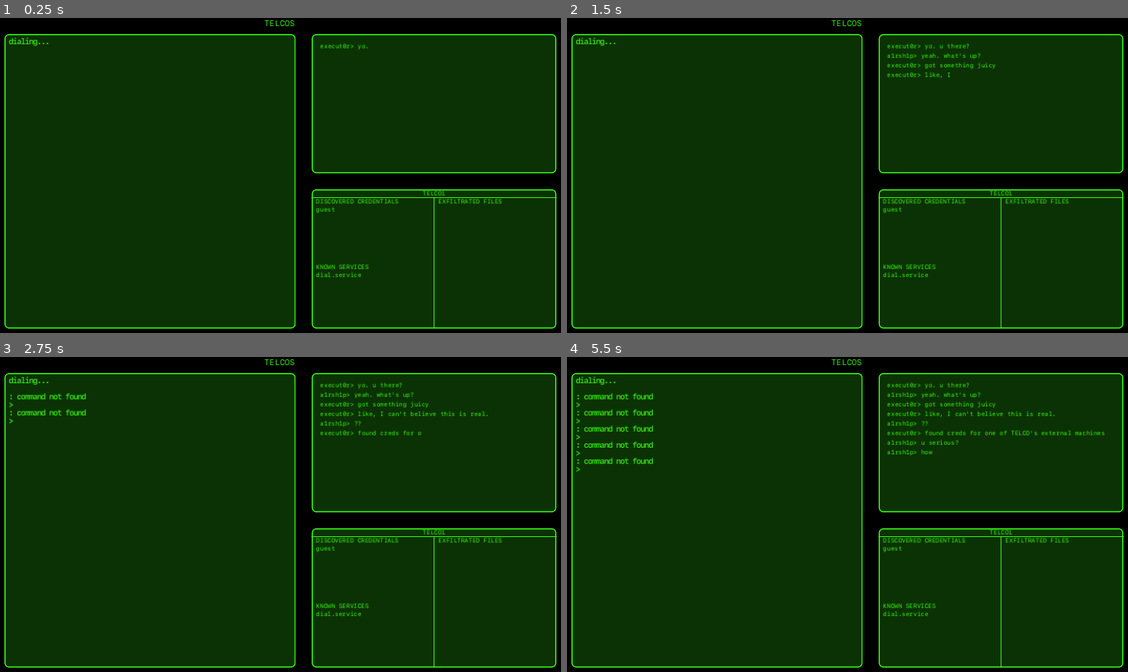
Above: before the commit, frames 1-4 (two rows, left to right).
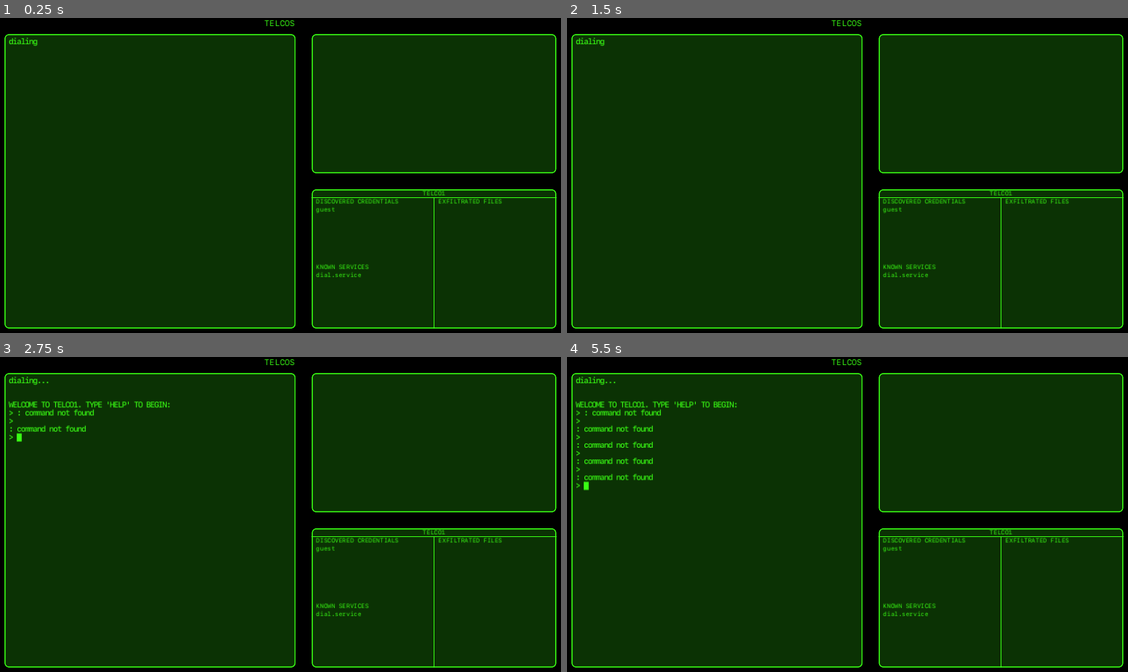
Above: after the commit, the same moments.

Repository: jwhenry28/TELCOS
Game: Godot game, scene res://scenes/main/main.tscn
Same seed, same stepped clock (60 frames per second), same inputs: the game is played once before the commit and once after it. Sound files missing from this copy of the repository are replaced by a short silence.
Inputs (mouse positions are in pixels of both pictures, inside the frame that each line leads up to):
- Up to frame 1 (0.25 s): no input
- Up to frame 2 (1.5 s): tap Enter (cmd_enter) at 0.5, 0.6 s; move the mouse to (718, 181) at 0.52 s; hold Right 0.53-1.28 s; click (718, 181) at 0.67 s; tap Space at 1.25 s; move the mouse to (729, 197) at 1.27 s; hold Down from 1.28 s (still down); tap Backspace at 1.35 s
- Up to frame 3 (2.75 s): tap Enter (cmd_enter) at 2, 2.1 s; move the mouse to (336, 448) at 2.02 s; release Down at 2.03 s; hold Right from 2.03 s (still down)
- Up to frame 4 (5.5 s): move the mouse to (819, 586) at 2.77 s; release Right at 2.78 s; hold Up 2.78-3.53 s; tap Backspace at 2.85, 4.35 s; click (819, 586) at 2.92 s; tap Space at 3.5, 5 s; move the mouse to (1021, 568) at 3.52 s; hold Down from 3.53 s (still down); tap Enter (cmd_enter) at 3.6, 4.25, 5.1 s; move the mouse to (673, 470) at 4.27 s; move the mouse to (875, 520) at 5.02 s; click (875, 520) at 5.17 s

The runs differ from the first frame. In frame 1, less than 0.1% of the frame differs, in the area x 6-66%, y 7-11%; in frame 2, 0.5%; in frame 3, 1.6%; in frame 4, 2.0%, in the area x 1-96%, y 8-43%.

Commit message:
swapping

Diff:
--- a/assets/cutscenes/test.json
+++ b/assets/cutscenes/test.json
@@ -1,9 +1,9 @@
 {
 	"elements": [
-		{"type": "dialogue", "speaker": "execut0r", "text": "ok, that's all u need to know."},
-		{"type": "pause", "duration": 1.0},
-		{"type": "dialogue", "speaker": "execut0r", "text": "i'm connecting you to TELCO1 rn. the creds I found are telco1:telco1"},
-		{"type": "action", "callback": "change_telco", "args": ["telco1"]},
-		{"type": "action", "callback": "play_sound", "args": ["dial"]},
+		{"type": "dialogue", "speaker": "execut0r", "text": "In TELNIX, you tell the computer what to do with 'commands'."},
+		{"type": "dialogue", "speaker": "execut0r", "text": "A command is just a word that you type into the terminal."},
+		{"type": "dialogue", "speaker": "execut0r", "text": "Start with the 'help' command."},
+		{"type": "wait_for_state", "query": {"telco": "sandbox", "state_event": "last_cmd", "args": {"cmd": "help"}}},
+		{"type": "dialogue", "speaker": "execut0r", "text": ""},
 	]
 }
--- a/scenes/comms/comms.gd
+++ b/scenes/comms/comms.gd
@@ -53,6 +53,18 @@
 			await handle_wait_for_state(current_element["query"])
 
 
+func add_label(text: String) -> Label:
+	var label = Label.new()
+	label.text = text
+	label.autowrap_mode = TextServer.AUTOWRAP_WORD
+	label.add_theme_color_override("font_color", TERMINAL_GREEN)
+	label.add_theme_font_size_override("font_size", FONT_SIZE)
+	label.add_to_group("cutscene_labels")
+	vbox_container.add_child(label)
+
+	return label
+
+
 func play_cutscene(cutscene_name: String) -> void:
 	print("playing cutscene: ", cutscene_name)
 	signal_bus.terminal_change_state.emit("INACTIVE")
@@ -90,13 +102,14 @@
 
 
 func handle_dialogue(speaker: String, msg: String):
-	var label = Label.new()
-	label.text = speaker + "> "
-	label.autowrap_mode = TextServer.AUTOWRAP_WORD
-	label.add_theme_color_override("font_color", TERMINAL_GREEN)
-	label.add_theme_font_size_override("font_size", FONT_SIZE)
-	label.add_to_group("cutscene_labels")
-	vbox_container.add_child(label)
+	# var label = Label.new()
+	# label.text = speaker + "> "
+	# label.autowrap_mode = TextServer.AUTOWRAP_WORD
+	# label.add_theme_color_override("font_color", TERMINAL_GREEN)
+	# label.add_theme_font_size_override("font_size", FONT_SIZE)
+	# label.add_to_group("cutscene_labels")
+	# vbox_container.add_child(label)
+	var label = add_label(speaker + "> ")
 	await type_text(msg, label)
 	signal_bus.play_sound.emit("enter")
 
@@ -131,6 +144,11 @@
 	print("waiting for state: ", query)
 	signal_bus.terminal_change_state.emit("TYPING")
 
+	match query["state_event"]:
+		"last_cmd":
+			var last_label = vbox_container.get_child(vbox_container.get_child_count()-1)
+			last_label.text = "(type: help)"
+
 	if $"/root/Main".handle_query(query):
 		comm_state = CommState.READY
 		return
--- a/scenes/main/main.gd
+++ b/scenes/main/main.gd
@@ -13,7 +13,7 @@
 	signal_bus = $"SignalBus"
 
 	# print(get_tree_string_pretty())
-	$"Comms".play_cutscene("tutorial")
+	# $"Comms".play_cutscene("tutorial")
 	print("main: done\n\n")
 
 
